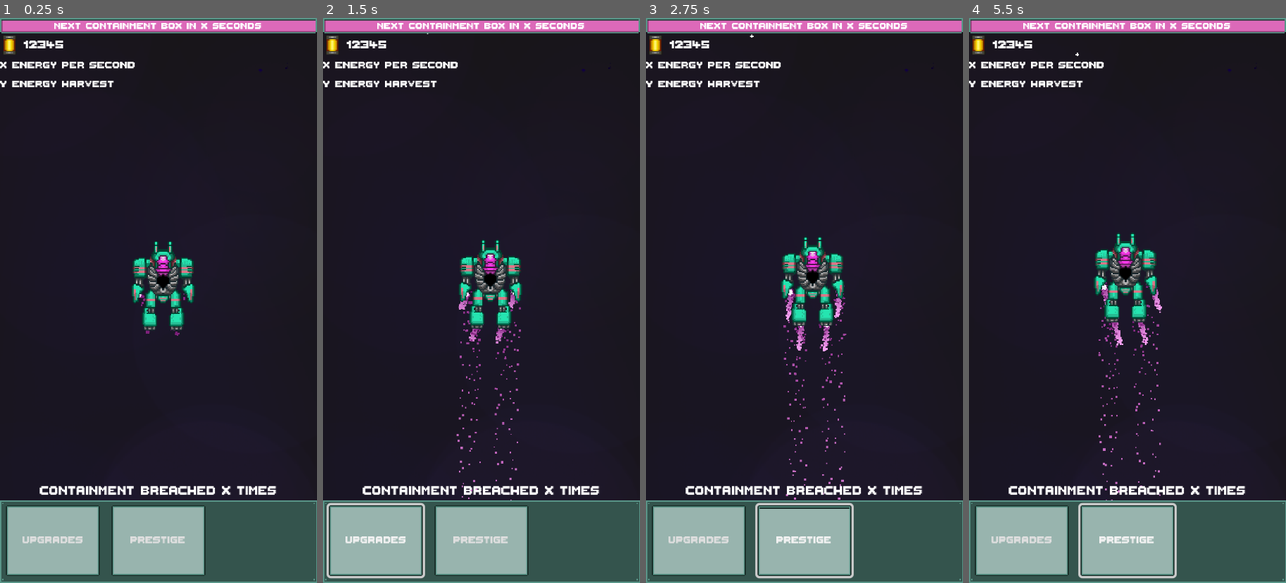
Above: before the commit, frames 1-4 (left to right).
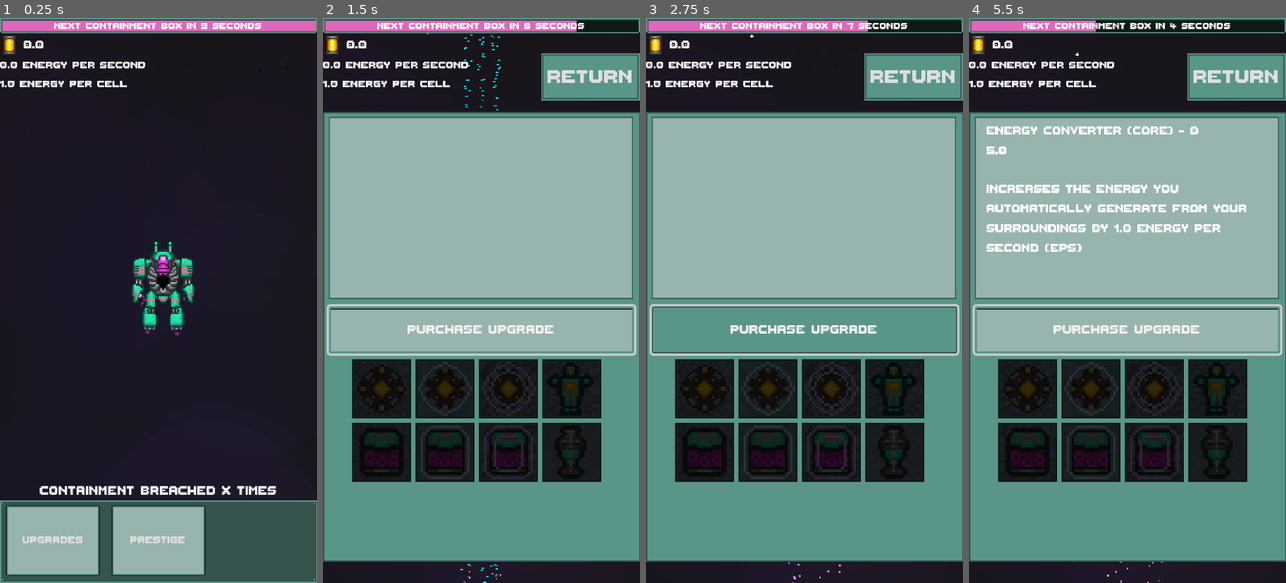
Above: after the commit, the same moments.

Repository: MightyPossum/Kabal-GameJam-2025
Game: Godot game, scene res://assets/scenes/GameScene.tscn
Two runs of this game, one before a commit and one after it. Both use one fixed random seed, a clock stepped at 60 frames per second and the inputs below.
Inputs (mouse positions are in pixels of both pictures, inside the frame that each line leads up to):
- Up to frame 1 (0.25 s): no input
- Up to frame 2 (1.5 s): click "Upgrades" at 0.5 s; click (481, 328) at 1.25 s, where only the run after the commit has a clickable "Purchase Upgrade"
- Up to frame 3 (2.75 s): click (804, 537) at 2 s, where only the run before the commit has a clickable "Prestige"
- Up to frame 4 (5.5 s): click (1029, 390) at 2.77 s; click (1022, 537) at 3.5 s, where only the run before the commit has a clickable "Upgrades"; click (1127, 537) at 4.25 s, where only the run before the commit has a clickable "Prestige"; click (1127, 328) at 5 s, where only the run after the commit has a clickable "Purchase Upgrade"

The runs differ from the first frame. In frame 1, 0.8% of the frame differs, in the area x 0-66%, y 0-13%; in frame 2, 75%; in frame 3, 75%; in frame 4, 75%, in the area x 0-100%, y 0-100%.
Error before the commit: Parse Error: Cannot find member "TOTAL_EPS" in base "globalvariables.gd.UNLOCK_METRIC". (res://assets/scripts/stat.gd:48)
Error after the commit: Invalid access to property or key 'BREACH_COUNT' on a base object of type 'Node (globalvariables.gd)'. (res://assets/scenes/ux.gd:72)

Commit message:
Final build

Diff:
--- a/assets/scenes/ux.gd
+++ b/assets/scenes/ux.gd
@@ -157,32 +157,32 @@
 			if stat.level == 0:
 				description = "Multiply the number of Energy Per Second by %s." % [stat.base_value]
 			else:
-				description = "Increase Energy Per Second multiplication from %s to %s." % [stat.value.toAA(), stat.value_increase_per_level]
+				description = "Increase Energy Per Second multiplication by %s." % [stat.value_increase_per_level]
 		GLOBAL.STAT_TYPE.ECHO_OF_THE_COLLAPSING_CORE:
 			if stat.level == 0:
 				description = "Multiply the number of Energy Per Second by %s." % [stat.base_value]
 			else:
-				description = "Increase Energy Per Second multiplication from %s to %s." % [stat.value.toAA(), stat.value_increase_per_level]
+				description = "Increase Energy Per Second multiplication by %s." % [stat.value_increase_per_level]
 		GLOBAL.STAT_TYPE.FRAGMENT_OF_THE_FIRST_SPARK:
 			if stat.level == 0:
 				description = "Multiply the number of Energy Per Second by %s." % [stat.base_value]
 			else:
-				description = "Increase Energy Per Second multiplication from %s to %s." % [stat.value.toAA(), stat.value_increase_per_level]
+				description = "Increase Energy Per Second multiplication by %s." % [stat.value_increase_per_level]
 		GLOBAL.STAT_TYPE.OMNICORE_COLLECTION_ENGINE:
 			if stat.level == 0:
 				description = "Multiply the number of Energy you harvest by clicking by %s." % [stat.base_value]
 			else:
-				description = "Increase Energy you harvest by clicking from %s to %s." % [stat.value.toAA(), stat.value_increase_per_level]
+				description = "Increase Energy you harvest by clicking by %s." % [stat.value_increase_per_level]
 		GLOBAL.STAT_TYPE.SINGULARITY_INTAKE:
 			if stat.level == 0:
 				description = "Multiply the number of Energy you harvest by clicking by %s." % [stat.base_value]
 			else:
-				description = "Increase Energy you harvest by clicking from %s to %s." % [stat.value.toAA(), stat.value_increase_per_level]
+				description = "Increase Energy you harvest by clicking by %s." % [stat.value_increase_per_level]
 		GLOBAL.STAT_TYPE.PULSE_OF_THE_UNIVERSE:
 			if stat.level == 0:
 				description = "Multiply the number of Energy you harvest by clicking by %s." % [stat.base_value]
 			else:
-				description = "Increase Energy you harvest by clicking from %s to %s." % [stat.value.toAA(), stat.value_increase_per_level]
+				description = "Increase Energy you harvest by clicking by %s." % [stat.value_increase_per_level]
 		GLOBAL.STAT_TYPE.ENERGY_AMPLIFIER:
 			description = "Increase energy per second by %s%%" % [stat.value_increase_per_level]
 		GLOBAL.STAT_TYPE.ENERGY_CORE:
@@ -193,7 +193,7 @@
 			if stat.level == 0:
 				description = "Whenever the mech is not locked by boxes it will automatically absorb energy cells at a rate of %s per second" % [stat.base_value]
 			else:
-				description = "Increase the automatic energy cell absorption rate from %s to %s per second." % [stat.value.toAA(), stat.value_increase_per_level]
+				description = "Increase the automatic energy cell absorption rate by %s%% per second." % [stat.value_increase_per_level/100]
 		GLOBAL.STAT_TYPE.ENERGY_AUTO_CANNON:
 			description = "Automatically shoots at a rate of 1 shot per second"
 		GLOBAL.STAT_TYPE.PULSE_OVERDRIVE:
@@ -202,7 +202,7 @@
 			if stat.level == 0:
 				description = "Multiply the damage dealt by your main cannon by %s" % [stat.base_value]
 			else:
-				description = "Increase the damage dealt by your main cannon from %s to %s." % [stat.value.toAA(), stat.value_increase_per_level]
+				description = "Increase the damage dealt by your main cannon by %s." % [stat.value_increase_per_level]
 
 		GLOBAL.STAT_TYPE.ENERGY_CANNON_BLAST_SPLITTER:
 			description = "Projectile increase by %s"	 % [stat.value_increase_per_level]
--- a/assets/scripts/GameScene.gd
+++ b/assets/scripts/GameScene.gd
@@ -248,7 +248,7 @@
 	stat = Stat.new(GLOBAL.STAT_TYPE.HOLLOW_DRIVE, 1, 0.25, 0.25, 999, Big.new(1,6), 25, GLOBAL.UNLOCK_METRIC.TOTAL_LIFETIME_COINS_GATHERED, Big.new(1,8), GLOBAL.VALUE_APPLIED_TO.ENERGY_GLOBAL_INCREASE, GLOBAL.VALUE_APPLICATION_TYPE.MULTIPLICATION, GLOBAL.VALUE_TYPE.PERCENTAGE)
 	GLOBAL.STATS.add_stat(stat)
 	# Harvester (auto absorb energy cells)
-	stat = Stat.new(GLOBAL.STAT_TYPE.HARVESTER, 1, 1, 0.05, 100, Big.new(500), 13, GLOBAL.UNLOCK_METRIC.TOTAL_CLICKS, Big.new(10), GLOBAL.VALUE_APPLIED_TO.MECH_ABSORPTION, GLOBAL.VALUE_APPLICATION_TYPE.ADDITION, GLOBAL.VALUE_TYPE.NUMBER)
+	stat = Stat.new(GLOBAL.STAT_TYPE.HARVESTER, 1, 1, 0.05, 100, Big.new(500), 13, GLOBAL.UNLOCK_METRIC.TOTAL_CLICKS, Big.new(10), GLOBAL.VALUE_APPLIED_TO.MECH_ABSORPTION, GLOBAL.VALUE_APPLICATION_TYPE.ADDITION, GLOBAL.VALUE_TYPE.PERCENTAGE)
 	GLOBAL.STATS.add_stat(stat)
 	# Energy Auto-Cannon (auto shoot)
 	stat = Stat.new(GLOBAL.STAT_TYPE.ENERGY_AUTO_CANNON, 1, 1, 0, 1,Big.new(100), 0, GLOBAL.UNLOCK_METRIC.MANUAL_SHOTS, Big.new(10), GLOBAL.VALUE_APPLIED_TO.CANNON_SHOOT_RATE, GLOBAL.VALUE_APPLICATION_TYPE.ADDITION, GLOBAL.VALUE_TYPE.NUMBER)
--- a/assets/scripts/globalvariables.gd
+++ b/assets/scripts/globalvariables.gd
@@ -5,7 +5,7 @@
 	ENERGY_COLLECTOR = 2,
 	ENERGY_VAULT = 3,
 	POWER_CELL = 4,
-	TESSARACT_ENERGY_MATRIX = 5,
+	TESSERACT_ENERGY_MATRIX = 5,
 	ECHO_OF_THE_COLLAPSING_CORE = 6,
 	FRAGMENT_OF_THE_FIRST_SPARK = 7,
 	OMNICORE_COLLECTION_ENGINE = 8,
@@ -17,11 +17,9 @@
 	HARVESTER = 14,
 	ENERGY_AUTO_CANNON = 15,
 	PULSE_OVERDRIVE = 16,
-	DARKFLOW_OVERDRIVE = 17,
-	VOIDSTORM_OVERDRIVE = 18,
-	RIFT_AMPLIFIER = 19,
-	ENERGY_CANNON_BLAST_SPLITTER = 20,
-	VELOCITY_AMPLIFIER = 21,
+	RIFT_AMPLIFIER = 17,
+	ENERGY_CANNON_BLAST_SPLITTER = 18,
+	VELOCITY_AMPLIFIER = 19,
 }
 
 enum STAT_TIER {
@@ -40,7 +38,7 @@
 
 enum UNLOCK_METRIC {
 	ALWAYS_UNLOCKED = 0,
-	TOTAL_TPS = 1,
+	TOTAL_EPS = 1,
 	TOTAL_CLICKS = 2,
 	TOTAL_LIFETIME_COINS_GATHERED = 3,
 	ENERGY_INCREASE_T1 = 4,
@@ -71,25 +69,26 @@
 }
 
 var GAME_SCENE : Node = null
+var UX : Control = null
 var MECH : Node2D = null
 
 var ENERGY : Big = Big.new(0)
+
+
 var ENERGY_STRING : String:
 	get:
 		return ENERGY.toAA()
 
 var STATS : Stats
-var LOCKED : bool
+var LOCKED : bool = false
 
 var TOTAL_CLICKS : Big = Big.new(0)
-var TOTAL_TPS : Big = Big.new(0)
+var TOTAL_EPS : Big = Big.new(0)
 var TOTAL_LIFETIME_COINS_GATHERED : Big = Big.new(0)
 var MANUAL_SHOTS : Big = Big.new(0)
-var CURRENT_DAMAGE_CANNON : Big = Big.new(1)
 
 var WAVE_TIME : float = 10.0
 var WAVE_NUMBER : int = 1
-var BREACH_COUNT : int = 0
 
 var ENERGY_PER_SECOND : Big = Big.new(0):
 	get:
@@ -147,8 +146,67 @@
 	VALUE_APPLICATION_TYPE.BASE: Big.new(1),
 }
 
-func get_total_tps() -> Big:
-	return TOTAL_TPS
+var CURRENT_DAMAGE_CANNON : Big = Big.new(1):
+	get:
+		return get_current_value(CURRENT_DAMAGE_CANNON_DICTIONARY, "current_damage_cannon")
+
+var CURRENT_DAMAGE_CANNON_DICTIONARY : Dictionary = {
+	VALUE_APPLICATION_TYPE.BASE: Big.new(1),
+}
+
+
+
+# Lookup array for STAT_TYPE names (lowercase)
+var STAT_TYPE_NAMES := [
+	"", # 0 is unused
+	"energy_converter",
+	"energy_collector",
+	"energy_vault",
+	"power_cell",
+	"tesseract_energy_matrix",
+	"echo_of_the_collapsing_core",
+	"fragment_of_the_first_spark",
+	"omnicore_collection_engine",
+	"singularity_intake",
+	"pulse_of_the_universe",
+	"energy_amplifier",
+	"energy_core",
+	"hollow_drive",
+	"harvester",
+	"energy_auto_cannon",
+	"pulse_overdrive",
+	"rift_amplifier",
+	"energy_cannon_blast_splitter",
+	"velocity_amplifier"
+]
+
+# Lookup array for STAT_TIER names (lowercase)
+var STAT_TIER_NAMES := [
+	"", # 0 is unused
+	"core",
+	"surge",
+	"alpha",
+	"wraithsteel",
+	"stellar",
+	"darkrune",
+	"solarite",
+	"darkflow",
+	"voidcurrent",
+	"starcore",
+	"blightsteel"
+]
+
+# Utility function: Capitalize the first letter of each word in a string (init cap)
+func to_init_cap(sentence: String) -> String:
+	var words = sentence.split("_")
+	for i in range(words.size()):
+		if words[i].length() > 0:
+			words[i] = words[i].substr(0, 1).to_upper() + words[i].substr(1).to_lower()
+	return " ".join(words)
+# Example: to_init_cap("echo_of_the_collapsing_core") -> "Echo Of The Collapsing Core"
+
+func get_total_eps() -> Big:
+	return ENERGY_PER_SECOND
 
 func get_total_clicks() -> Big:
 	return TOTAL_CLICKS
@@ -180,7 +238,7 @@
 			addition_value = addition_value.plus(value_dictionary[stat])
 		elif stat.value_application_type == VALUE_APPLICATION_TYPE.MULTIPLICATION:
 			if stat.value_type == VALUE_TYPE.PERCENTAGE:
-				multiplication_value = multiplication_value.plus(Big.new(1).plus(value_dictionary[stat]/100))
+				multiplication_value = multiplication_value.plus(Big.new(1).plus(value_dictionary[stat].divide(100)))
 			else:
 				multiplication_value = multiplication_value.plus(value_dictionary[stat])
 
--- a/assets/scripts/mech.gd
+++ b/assets/scripts/mech.gd
@@ -19,6 +19,9 @@
 var auto_cannon_enabled: bool = false  # Flag to control auto cannon firing
 var auto_cannon_initialized: bool = false  # Flag to ensure cannon is initialized only once
 
+var harvester_enabled : bool = false	# Flag to control harvester functionality
+var harvester_initialized : bool = false  # Flag to ensure harvester is initialized only once
+
 func _ready():
 	# Enable input processing for mouse clicks
 	set_process_input(true)
@@ -33,9 +36,6 @@
 	# If no projectile scene is assigned, try to load it
 	if not projectile_scene:
 		projectile_scene = preload("res://assets/scenes/basic_projectile.tscn")
-
-	# Set up absorption timer
-	_setup_absorption_timer()
 
 func _process(delta: float) -> void:
 	# Only increment time when not locked
@@ -132,6 +132,9 @@
 					# Initialize the auto cannon shooting if not already done
 					auto_cannon_initialized = true
 					shoot_autocannon()  # Start the auto cannon shooting process
+				if not harvester_initialized:
+					harvester_initialized = true
+					trigger_harvester() # Start the harvester functionality
 
 				_spawn_projectile()
 
@@ -140,16 +143,8 @@
 		GLOBAL.CURRENT_DAMAGE_CANNON = Big.new(0)
 	GLOBAL.CURRENT_DAMAGE_CANNON.plusEquals(amount)
 
-func _setup_absorption_timer():
-	absorption_timer = Timer.new()
-	absorption_timer.wait_time = _calculate_absorption_interval()
-	absorption_timer.timeout.connect(_on_absorption_timer_timeout)
-	absorption_timer.autostart = true
-	add_child(absorption_timer)
-
 func shoot_autocannon():
 	var cannon_interval : float = _calculate_cannon_interval()
-	print("Cannon interval: " + str(cannon_interval))
 	await get_tree().create_timer(cannon_interval).timeout
 	if auto_cannon_enabled:
 		_spawn_projectile()
@@ -176,12 +171,19 @@
 func _calculate_absorption_interval() -> float:
 	# MECH_ABSORPTION is already the timer interval in seconds
 	var absorption_value = GLOBAL.MECH_ABSORPTION.toFloat()
-
+	print("Absorption Value",absorption_value)
 	# If absorption is 0 or very low, set a very long interval (effectively disabled)
 	if absorption_value <= 0:
-		return 999999.0  # Very long interval when absorption is 0
+		return 1  # Very long interval when absorption is 0
 
 	return absorption_value
+
+func trigger_harvester():
+	var harvester_interval : float = _calculate_absorption_interval()
+	await get_tree().create_timer(harvester_interval).timeout
+	if harvester_enabled:
+		_on_absorption_timer_timeout()
+	trigger_harvester() # Recursively call to keep harvesting at intervals
 
 func _on_absorption_timer_timeout():
 	# Get all energy objects in the "energy" group
@@ -192,9 +194,6 @@
 		var random_energy = energy_nodes[randi() % energy_nodes.size()]
 		if not GLOBAL.LOCKED:
 			_absorb_energy(random_energy)
-
-	# Update timer interval based on current absorption value
-	absorption_timer.wait_time = _calculate_absorption_interval()
 
 func _absorb_energy(energy_node: Node2D):
 	# Create a tween to move the energy to the mech
--- a/assets/scripts/stat.gd
+++ b/assets/scripts/stat.gd
@@ -34,6 +34,9 @@
 
 	level = 0
 	value = Big.new(base_value)
+	if _type == GLOBAL.STAT_TYPE.HARVESTER:
+		print(base_value)
+		print(value.toAA())
 	cost = Big.new(base_cost)
 
 	check_unlock()
@@ -70,13 +73,15 @@
 	level += 1
 
 	# Recalculate value and cost based on the new level
-	value = Big.times(base_value, Big.times(value_increase_per_level, level))
-	print(cost.toAA())
-	print(1 + cost_increase/100)
-	print(level)
-	print(Big.times(1 + cost_increase/100, level).toAA())
+	if value_type == GLOBAL.VALUE_TYPE.PERCENTAGE:
+		value = Big.new(base_value).multiply(pow(1-value_increase_per_level, level))
+	else:
+		# For absolute values, just multiply the increase per level by the level
+		value = Big.times(base_value, Big.times(value_increase_per_level, level))
+	print(value.toAA())
+
 	cost = Big.times(base_cost, Big.times(1 + cost_increase/100, level))
-	print(cost.toAA())
+
 
 	apply_bonus()
 
@@ -85,21 +90,25 @@
 	print("Applying bonus for stat: %s, Tier: %d, Value Applied To: %s" % [type, tier, value_applied_to])
 	match value_applied_to:
 		GLOBAL.VALUE_APPLIED_TO.ENERGY_PER_SECOND:
-			GLOBAL.ENERGY_PER_SECOND_DICTIONARY[self] = Big.new(Big.new(base_value).multiply(level))
+			GLOBAL.ENERGY_PER_SECOND_DICTIONARY[self] = value
 		GLOBAL.VALUE_APPLIED_TO.ENERGY_PER_CELL:
-			GLOBAL.ENERGY_PER_CELL_DICTIONARY[self] = Big.new(Big.new(base_value).multiply(level))
+			GLOBAL.ENERGY_PER_CELL_DICTIONARY[self] = value
 		GLOBAL.VALUE_APPLIED_TO.ENERGY_GLOBAL_INCREASE:
-			GLOBAL.ENERGY_GLOBAL_INCREASE_DICTIONARY[self] = Big.new(Big.new(base_value).multiply(level))
+			GLOBAL.ENERGY_GLOBAL_INCREASE_DICTIONARY[self] = value
 		GLOBAL.VALUE_APPLIED_TO.MECH_ABSORPTION:
-			GLOBAL.MECH_ABSORPTION_DICTIONARY[self] = Big.new(Big.new(base_value).multiply(level))
+			GLOBAL.MECH_ABSORPTION_DICTIONARY[self] = value
+			if level == 1:
+				# Start the harvester functionality if this is the first level
+				GLOBAL.MECH.harvester_enabled = true
+
 		GLOBAL.VALUE_APPLIED_TO.CANNON_SHOOT_RATE:
 			GLOBAL.CANNON_SHOOT_RATE_DICTIONARY[self] = Big.new(1)
 		GLOBAL.VALUE_APPLIED_TO.PROJECTILE_AMOUNT:
-			GLOBAL.PROJECTILE_AMOUNT_DICTIONARY[self] = Big.new(Big.new(base_value).multiply(level))
+			GLOBAL.PROJECTILE_AMOUNT_DICTIONARY[self] = value
 		GLOBAL.VALUE_APPLIED_TO.ATTACK_SPEED:
-			GLOBAL.ATTACK_SPEED_DICTIONARY[self] = Big.new(Big.new(base_value).multiply(level))
+			GLOBAL.ATTACK_SPEED_DICTIONARY[self] = value
 		GLOBAL.VALUE_APPLIED_TO.MAIN_CANNON_DAMAGE:
-			GLOBAL.CURRENT_DAMAGE_CANNON_DICTIONARY[self] = Big.new(Big.new(base_value).multiply(level))
+			GLOBAL.CURRENT_DAMAGE_CANNON_DICTIONARY[self] = value
 
 func is_maxed_out() -> bool:
 	return level >= max_level
Not shown, added: Export/Mechinabox.apple-touch-icon.png.import
Not shown, added: Export/Mechinabox.icon.png.import
Not shown, added: Export/Mechinabox.png.import
Binary file added: Mechinabox.apple-touch-icon.png
Not shown, added: Mechinabox.apple-touch-icon.png.import
Binary file added: Mechinabox.icon.png
Not shown, added: Mechinabox.icon.png.import
Binary file added: Mechinabox.png
Not shown, added: Mechinabox.png.import
Not shown, added: export_presets.cfg
Not shown, added: Export/Mechinabox.apple-touch-icon.png
Not shown, added: Export/Mechinabox.audio.position.worklet.js
(and 15 more such lines)
